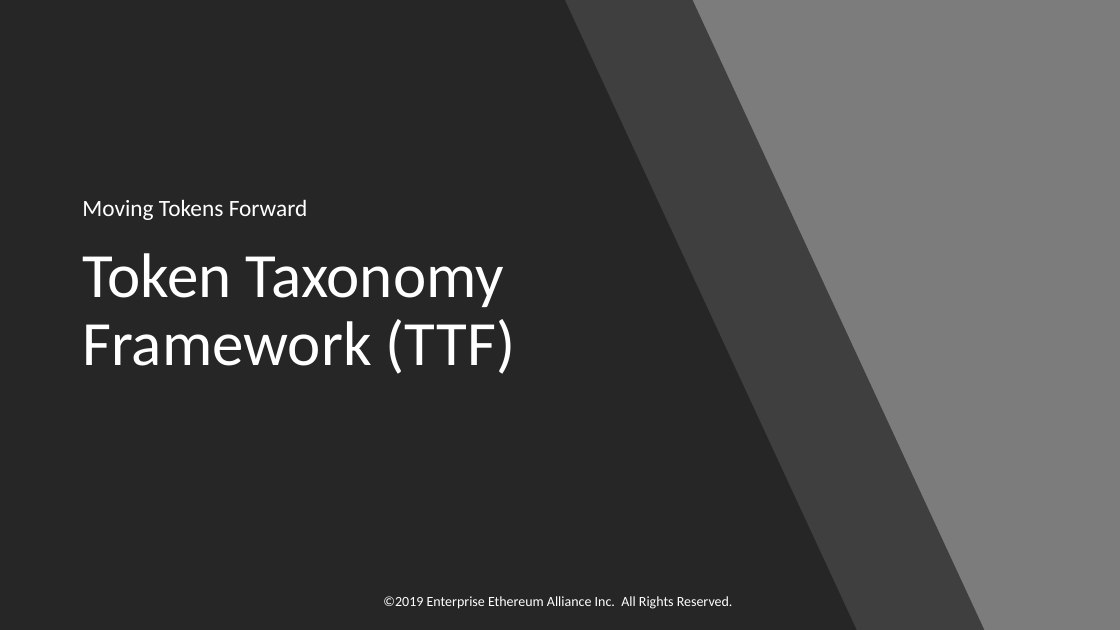
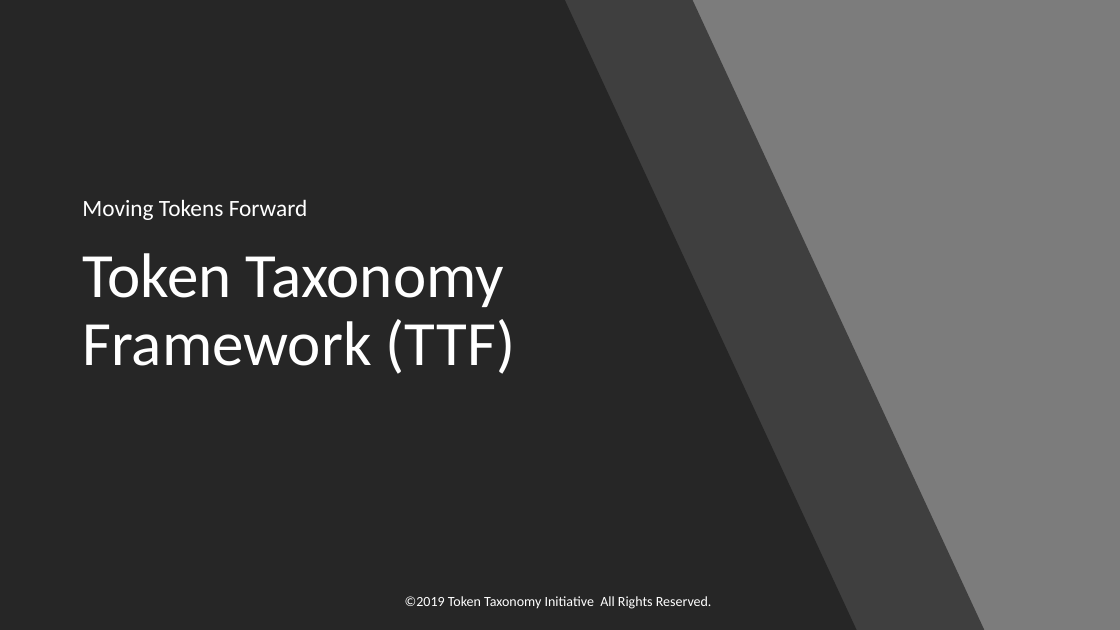
Before and after one commit to vipinsun/TokenTaxonomyFramework-pub, a slide deck: slide 1 of presentations/TTF-Short.pptx. Drawn at 1120x630 pixels with LibreOffice and Linux fonts; fonts in the diff are those of the drawing. Boxes give left, top, right and bottom in pixels: in the first picture for what was removed or moved away, otherwise in the second. Text is boxed around its words. In the diff, an @@ line names an element or a change of style, - is before the commit and + after.

```diff
--- a/presentations/TTF-Short.pptx
+++ b/presentations/TTF-Short.pptx
@@ text at (x1=405, y1=596, x2=712, y2=609): text changed @@
-©2019 Enterprise Ethereum Alliance Inc. All Rights Reserved.
+©2019 Token Taxonomy Initiative All Rights Reserved.
```
Also in this commit, not shown: 6 other slides changed, 2 slides added, 1 slide removed.
